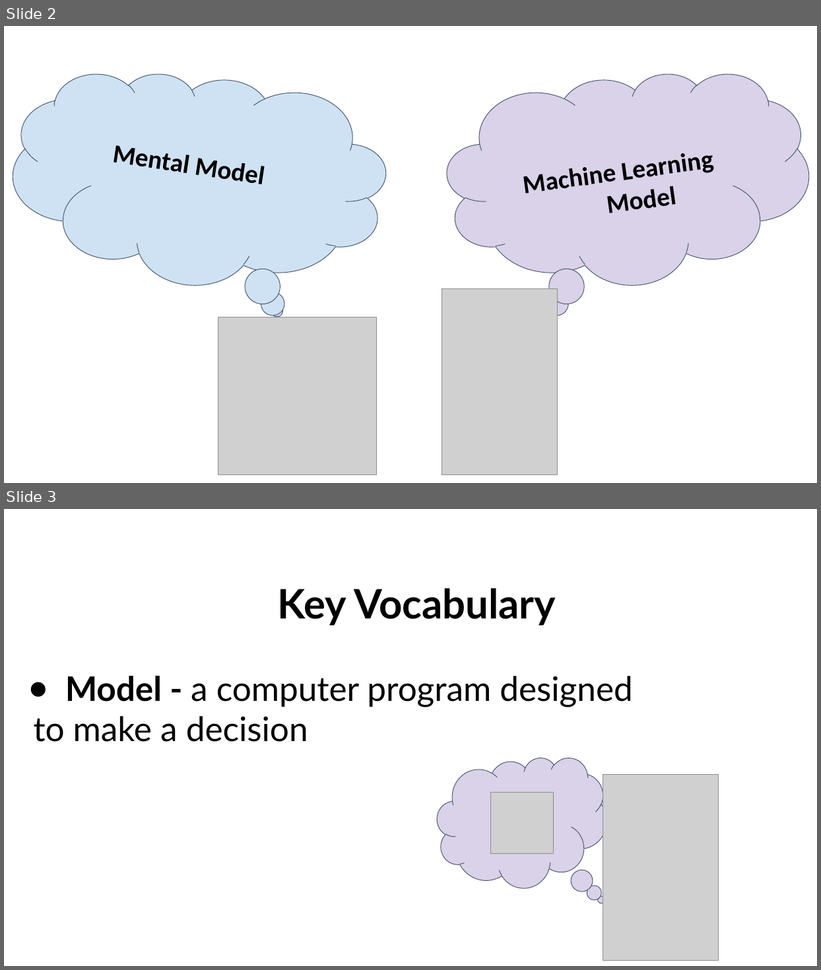
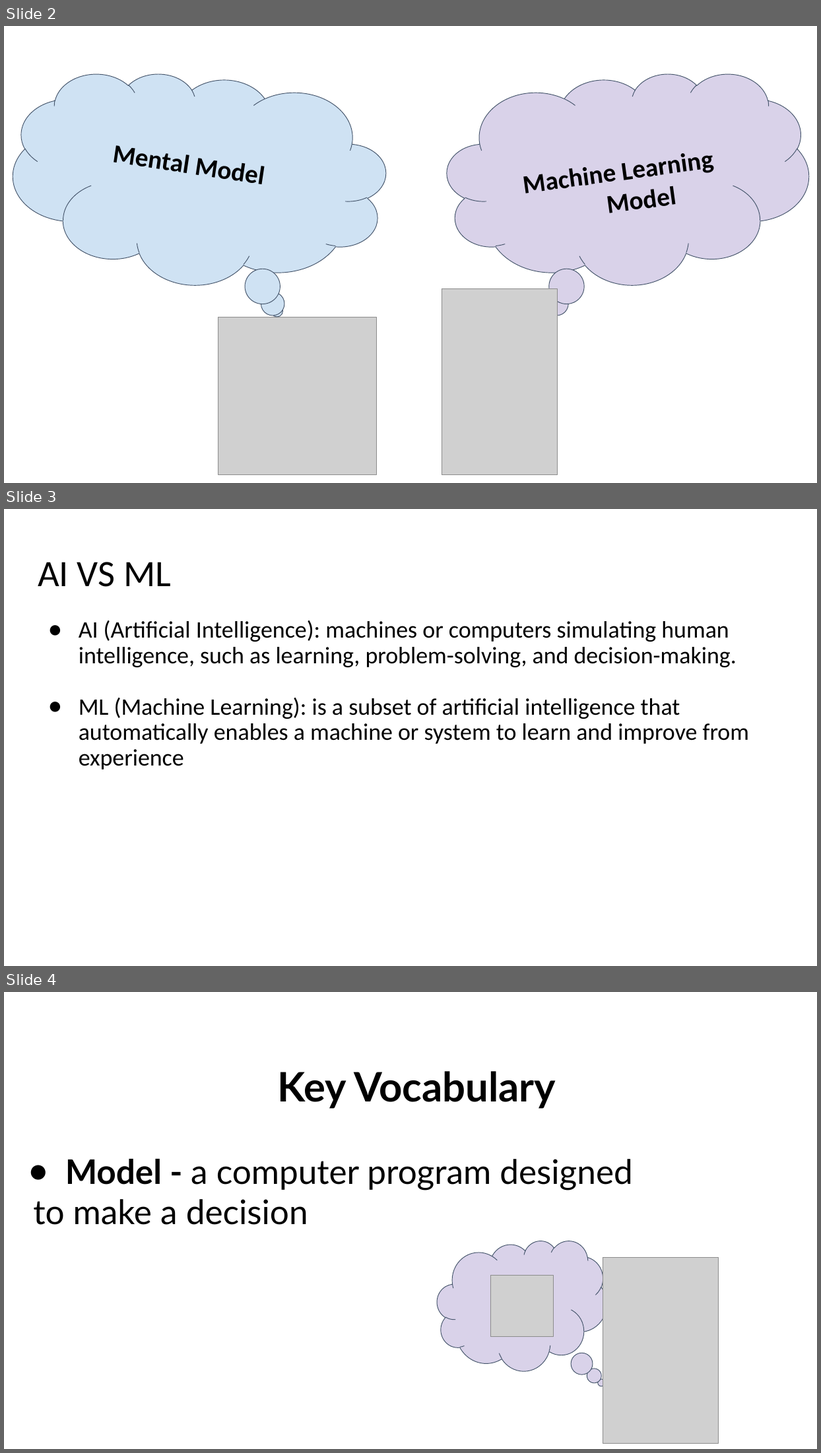
Before and after one commit to SIMCODES-ISU/talks_from_the_past, a slide deck: 2026/bootcamp/intro_to_ML/Intro to Machine Learning.pptx. Shown one above the other, each under a label of ours: slides 2 and 3 before the commit, slides 2, 3 and 4 after it. The pictures are 821x970 and 821x1453 pixels, drawn with LibreOffice and Linux fonts; fonts in the diff are those of the drawing; grey boxes stand for pictures. Boxes give left, top, right and bottom in pixels: in the first picture for what was removed or moved away, otherwise in the second. Text is boxed around its words. In the diff, an @@ line names an element or a change of style, - is before the commit and + after.

```diff
--- a/2026/bootcamp/intro_to_ML/Intro to Machine Learning.pptx
+++ b/2026/bootcamp/intro_to_ML/Intro to Machine Learning.pptx
@@ slide 3 added at [4, 509, 817, 966], background #FFFFFF @@
@@ title added at [38, 562, 171, 587], 44 pt, text #000000 @@
+AI VS ML
@@ text added at [79, 621, 749, 770], 28 pt, text #000000 @@
+● AI (Artificial Intelligence): machines or computers simulating human intelligence, such as learning, problem-solving, and decision-making.
+● ML (Machine Learning): is a subset of artificial intelligence that automatically enables a machine or system to learn and improve from experience
@@ what was slide 3 is now slide 4 @@
```
Also in this commit, not shown: 2 slides changed, 1 other slide added.
